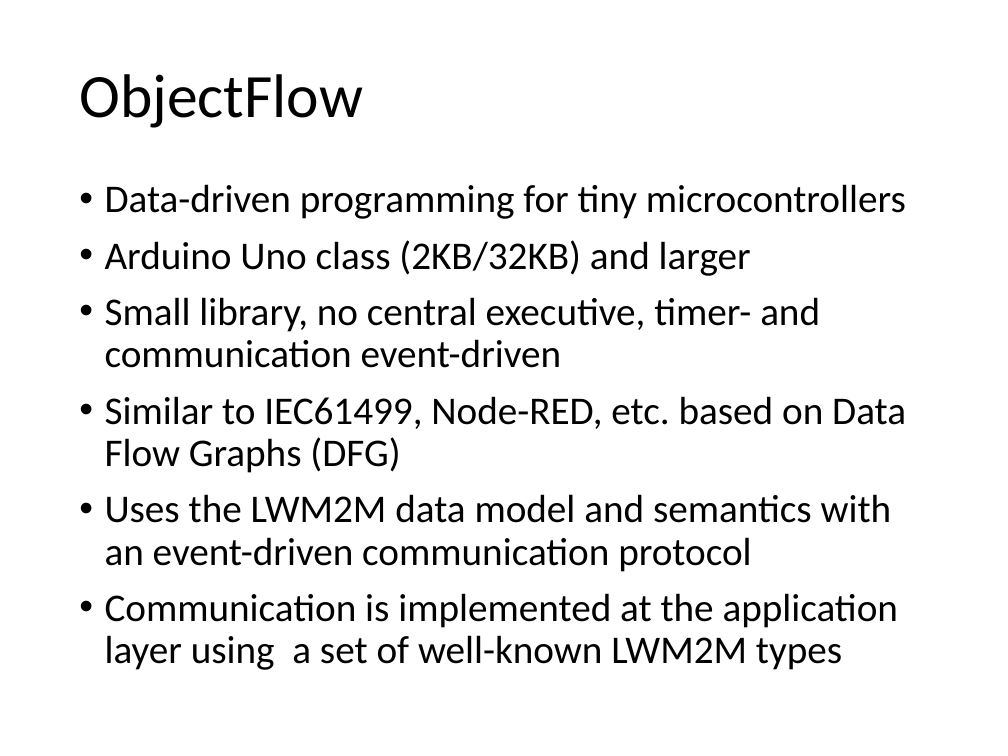
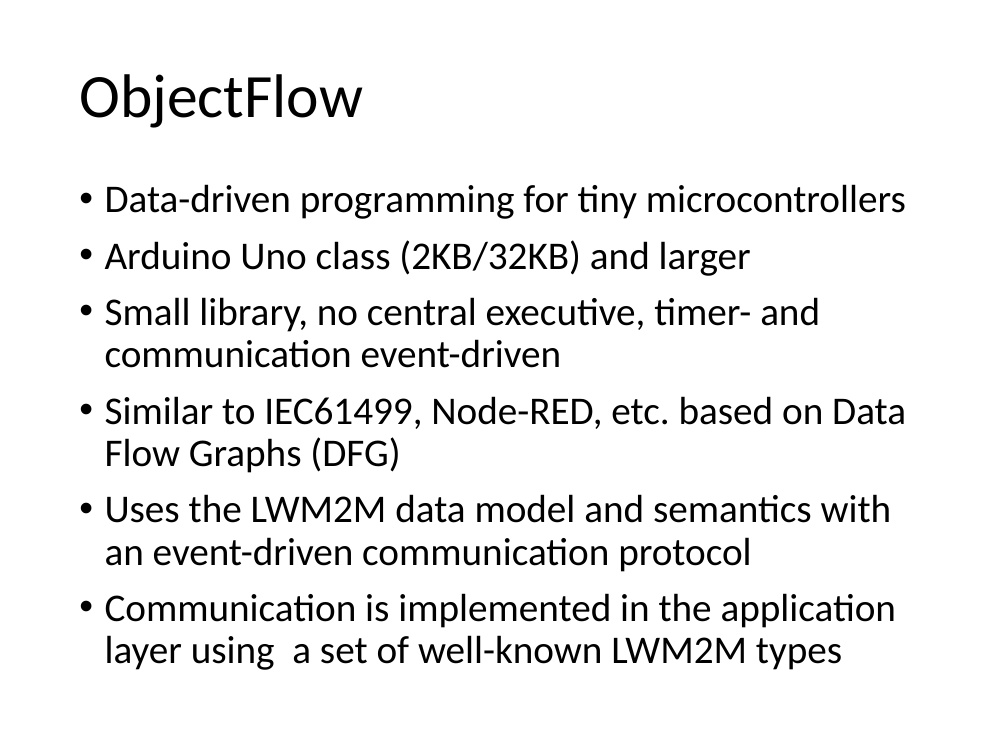
Before and after one commit to mjkoster/ObjectFlow, a slide deck: slide 2 of Documents/ObjectFlow.pptx. Drawn at 1008x756 pixels with LibreOffice and Linux fonts; fonts in the diff are those of the drawing. Boxes give left, top, right and bottom in pixels: in the first picture for what was removed or moved away, otherwise in the second. Text is boxed around its words. In the diff, an @@ line names an element or a change of style, - is before the commit and + after.

Commit message:
WIP on builder and small update to slides

```diff
--- a/Documents/ObjectFlow.pptx
+++ b/Documents/ObjectFlow.pptx
@@ text at <box>105,593,896,670</box>: text changed @@
-• Communication is implemented at the application layer using a set of well-known LWM2M types
+• Communication is implemented in the application layer using a set of well-known LWM2M types
```
Also in this commit, not shown: 2 other files.
